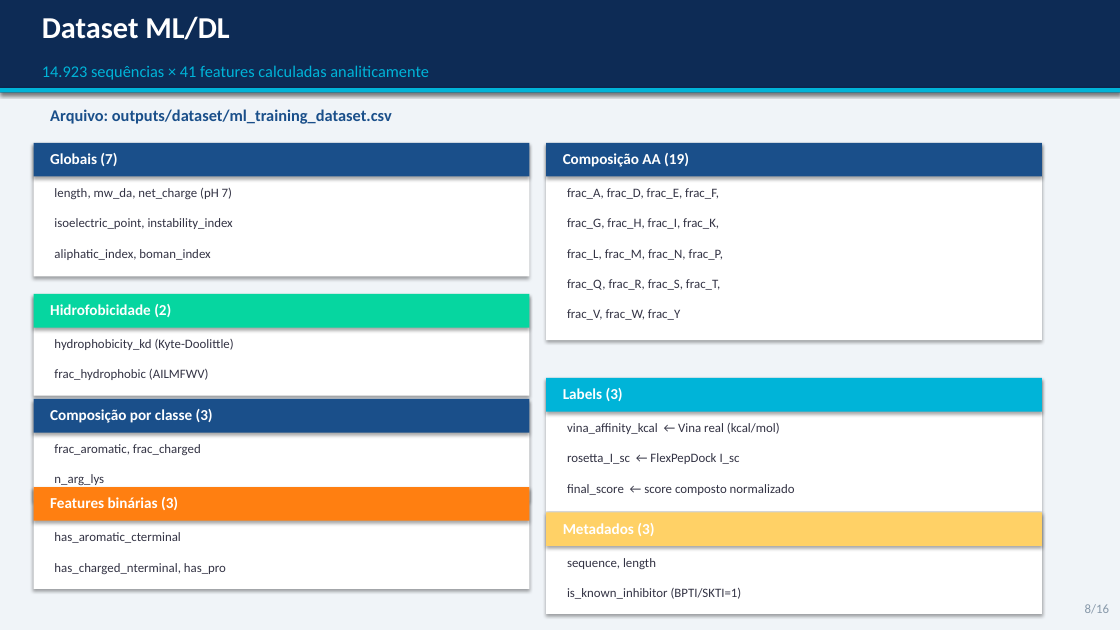
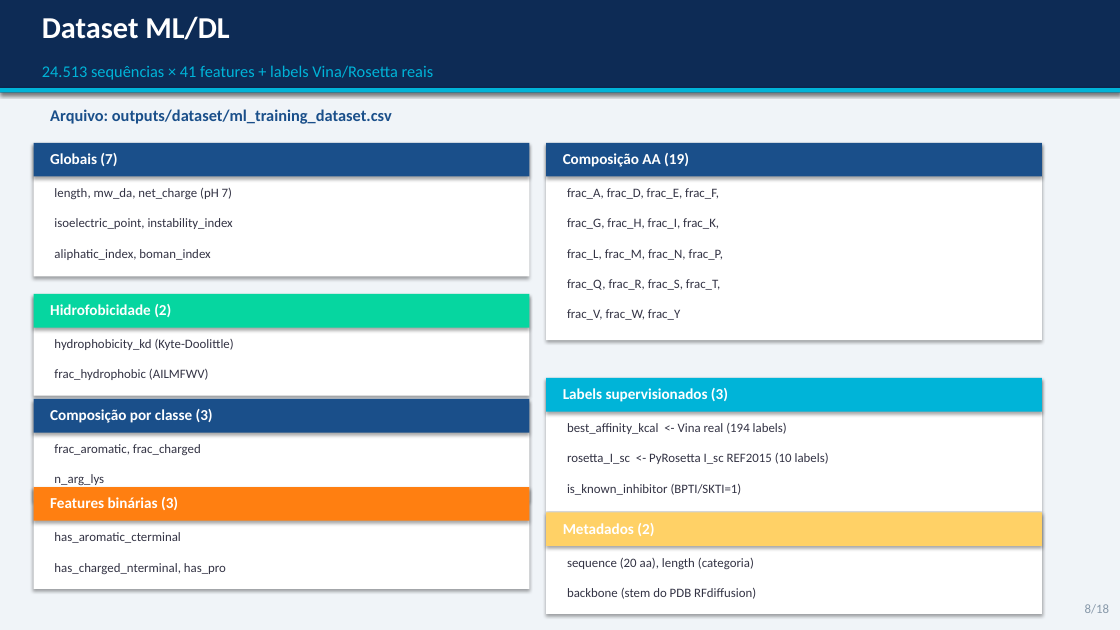
Before and after one commit to eulaliobqi/design-inibidores, a slide deck: slide 8 of apresentacao_design_inibidores.pptx. Drawn at 1120x630 pixels with LibreOffice and Linux fonts; fonts in the diff are those of the drawing. Boxes give left, top, right and bottom in pixels: in the first picture for what was removed or moved away, otherwise in the second. Text is boxed around its words. In the diff, an @@ line names an element or a change of style, - is before the commit and + after.

```diff
--- a/apresentacao_design_inibidores.pptx
+++ b/apresentacao_design_inibidores.pptx
@@ text at (x1=42, y1=65, x2=434, y2=80): text changed @@
-14.923 sequências × 41 features calculadas analiticamente
+24.513 sequências × 41 features + labels Vina/Rosetta reais
@@ text at (x1=563, y1=388, x2=728, y2=402): text changed @@
-Labels (3)
+Labels supervisionados (3)
@@ text at (x1=567, y1=423, x2=787, y2=434): text changed @@
-vina_affinity_kcal ← Vina real (kcal/mol)
+best_affinity_kcal <- Vina real (194 labels)
@@ text at (x1=567, y1=453, x2=829, y2=464): text changed @@
-rosetta_I_sc ← FlexPepDock I_sc
+rosetta_I_sc <- PyRosetta I_sc REF2015 (10 labels)
@@ text at (x1=567, y1=484, x2=742, y2=495): text changed @@
-final_score ← score composto normalizado
+is_known_inhibitor (BPTI/SKTI=1)
@@ text at (x1=563, y1=523, x2=654, y2=536): text changed @@
-Metadados (3)
+Metadados (2)
@@ text at (x1=567, y1=558, x2=754, y2=569): text changed @@
-sequence, length
+sequence (20 aa), length (categoria)
@@ text at (x1=567, y1=588, x2=756, y2=599): text changed @@
-is_known_inhibitor (BPTI/SKTI=1)
+backbone (stem do PDB RFdiffusion)
@@ text at (x1=1085, y1=604, x2=1109, y2=614): text changed @@
-8/16
+8/18
```
Also in this commit, not shown: 8 other slides changed, 9 slides added, 7 slides removed, 47 other files.
